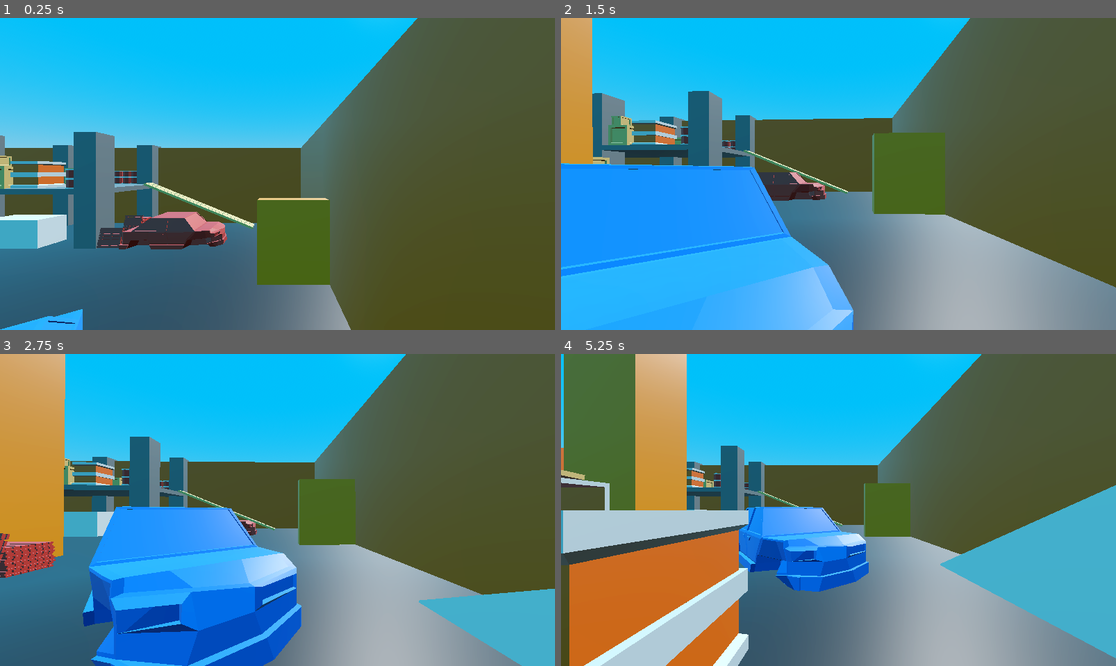
Above: before the commit, frames 1-4 (two rows, left to right).
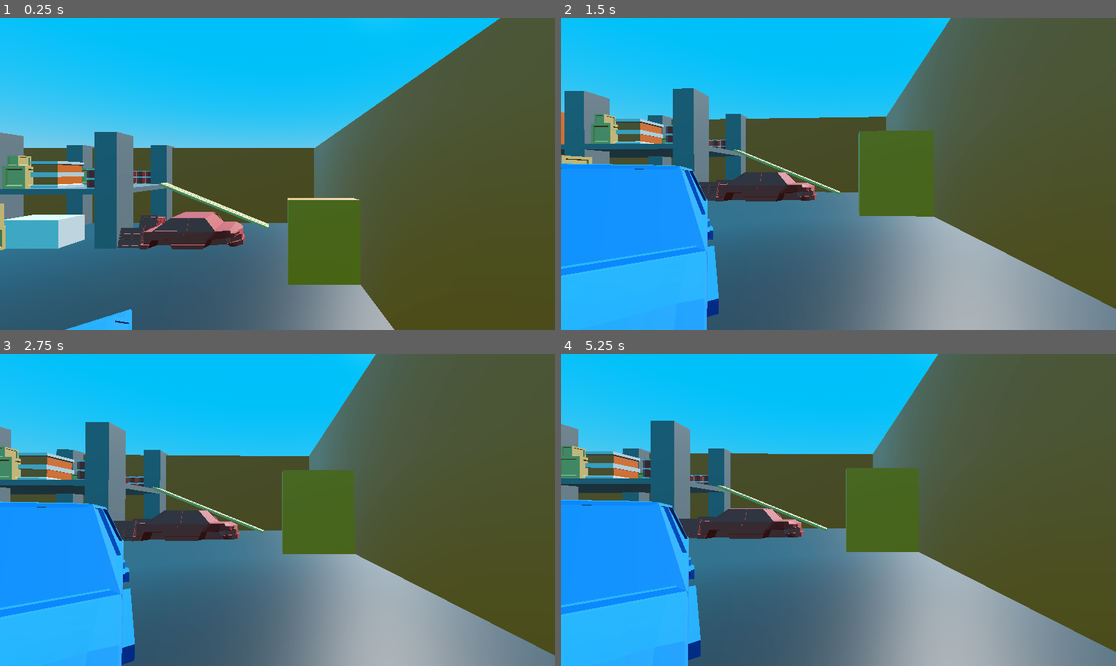
Above: after the commit, the same moments.

Repository: oatsmaster/extra-burked
Game: Godot game, scene res://src/levels/Test.tscn
Same seed, same stepped clock (60 frames per second), same inputs: the game is played once before the commit and once after it.
Inputs (mouse positions are in pixels of both pictures, inside the frame that each line leads up to):
- Up to frame 1 (0.25 s): no input
- Up to frame 2 (1.5 s): move the mouse to (960, 158) at 0.52 s; click (960, 158) at 0.67 s; move the mouse to (810, 174) at 1.27 s
- Up to frame 3 (2.75 s): move the mouse to (288, 503) at 2.02 s
- Up to frame 4 (5.25 s): move the mouse to (832, 516) at 2.77 s; move the mouse to (877, 513) at 3.52 s; move the mouse to (794, 506) at 4.27 s; tap Enter at 5 s; move the mouse to (844, 510) at 5.02 s

The runs differ from the first frame. In frame 1, 18% of the frame differs, in the area x 0-91%, y 0-100%; in frame 2, 22%; in frame 3, 43%; in frame 4, 48%, in the area x 0-100%, y 0-100%.

Commit message:
Moved Character Again

Diff:
--- a/src/levels/Test.tscn
+++ b/src/levels/Test.tscn
@@ -30,4 +30,4 @@
 transform = Transform3D(-0.866025, -0.346072, 0.36088, 0, 0.72176, 0.692144, -0.5, 0.599414, -0.625062, 0, 0, 0)
 
 [node name="Player" parent="." instance=ExtResource("1_iqrb8")]
-transform = Transform3D(1, 0, 0, 0, 1, 0, 0, 0, 1, 10.1429, 4.08769, -7.67936)
+transform = Transform3D(1, 0, 0, 0, 1, 0, 0, 0, 1, 9.04649, 4.08769, -7.67936)
